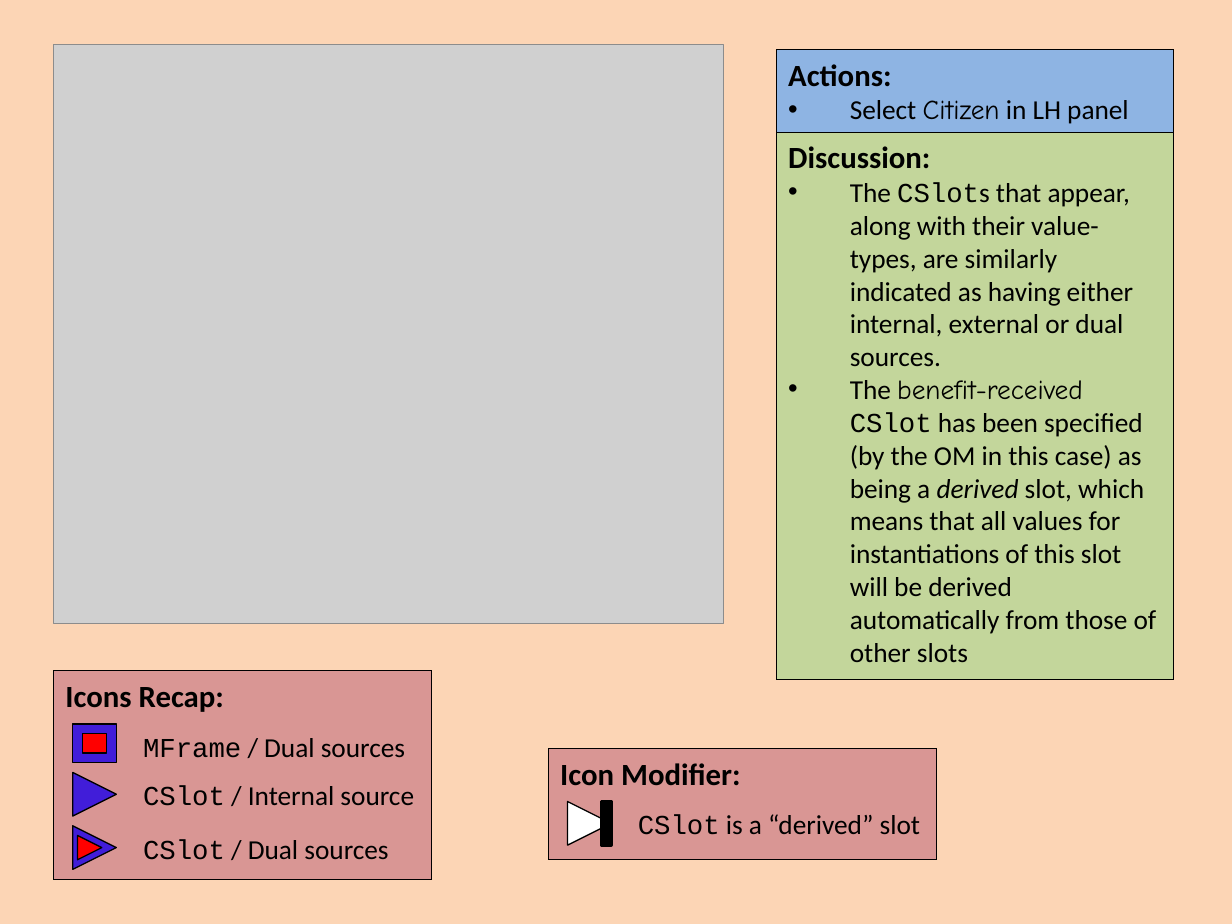
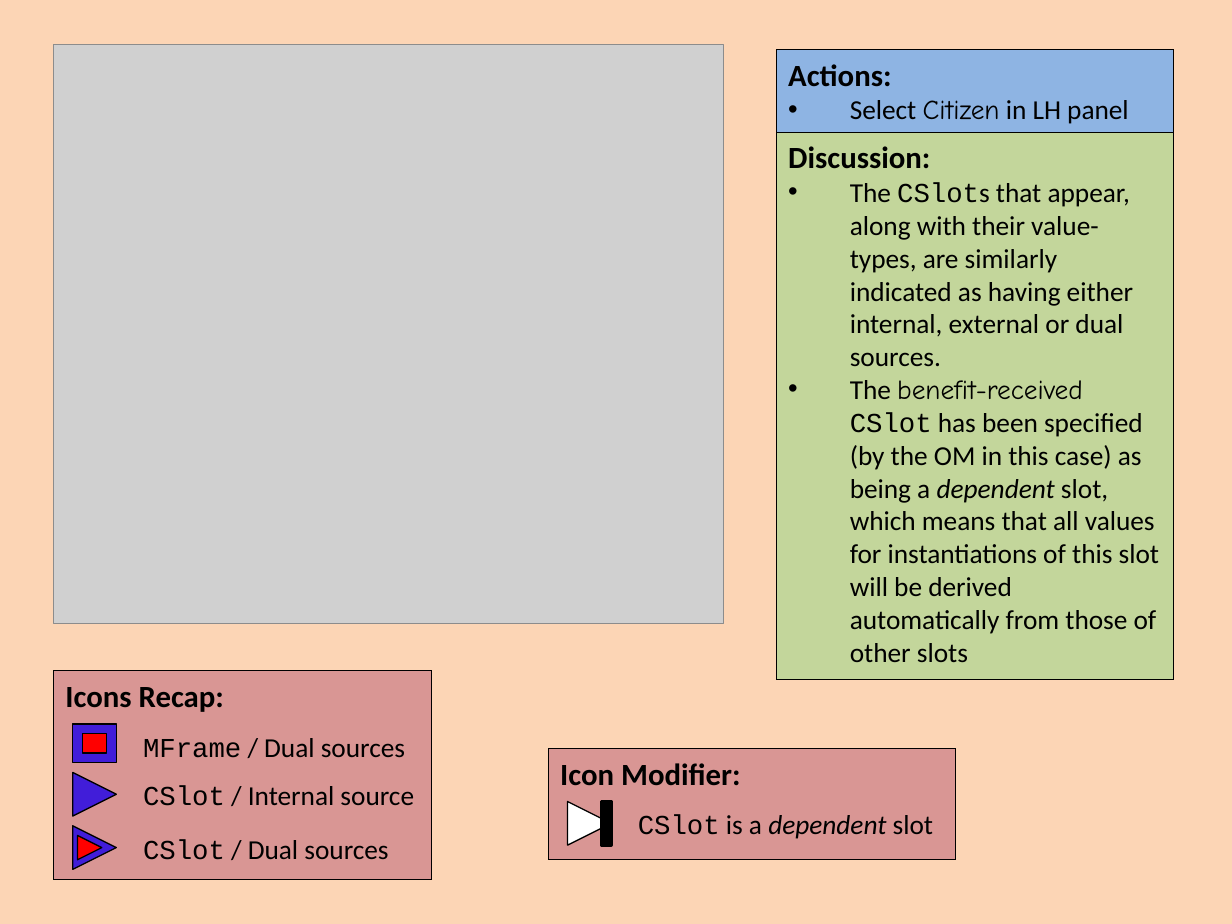
Before and after one commit to colin-puleston/mekon-hobo, a slide deck: slide 26 of docs/MEKON-HOBO Introductory Tutorial.pptx. Drawn at 1232x924 pixels with LibreOffice and Linux fonts; fonts in the diff are those of the drawing; grey boxes stand for pictures. Boxes give left, top, right and bottom in pixels: in the first picture for what was removed or moved away, otherwise in the second. Text is boxed around its words. In the diff, an @@ line names an element or a change of style, - is before the commit and + after.

```diff
--- a/docs/MEKON-HOBO Introductory Tutorial.pptx
+++ b/docs/MEKON-HOBO Introductory Tutorial.pptx
@@ text in rectangle at (850,380,1159,662): text changed @@
-• The benefit-received CSlot has been specified (by the OM in this case) as being a derived slot, which means that all values for instantiations of this slot will be derived automatically from those of other slots
+• The benefit-received CSlot has been specified (by the OM in this case) as being a dependent slot, which means that all values for instantiations of this slot will be derived automatically from those of other slots
@@ rectangle "Icon Modifier:": place and size @@
-rectangle "Icon Modifier:" at (548,748,936,860)
+rectangle "Icon Modifier:" at (548,748,956,860)
@@ text at (638,815,933,839): text changed @@
-CSlot is a “derived” slot
+CSlot is a dependent slot
```
Also in this commit, not shown: 1 other slide changed.
